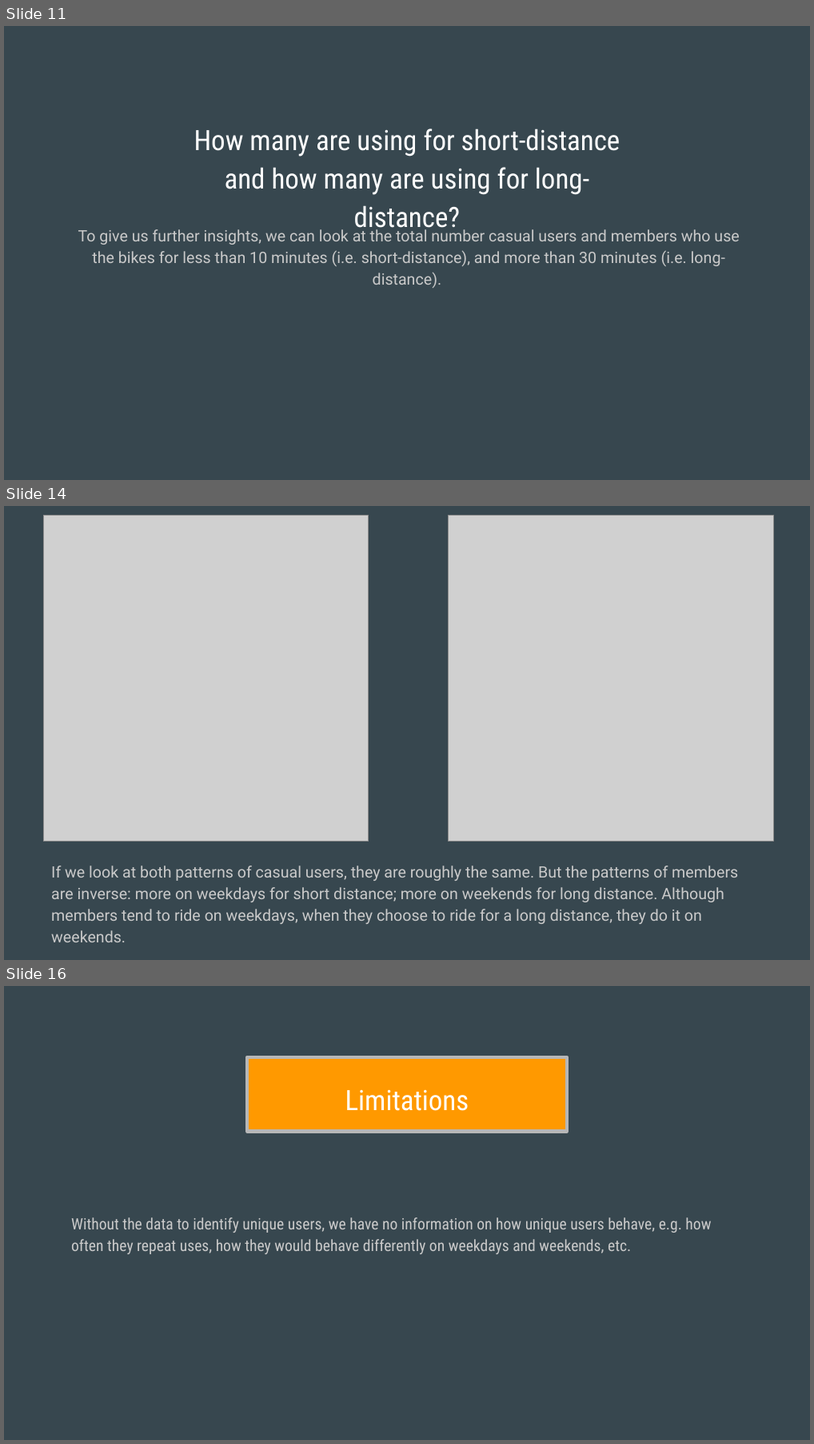
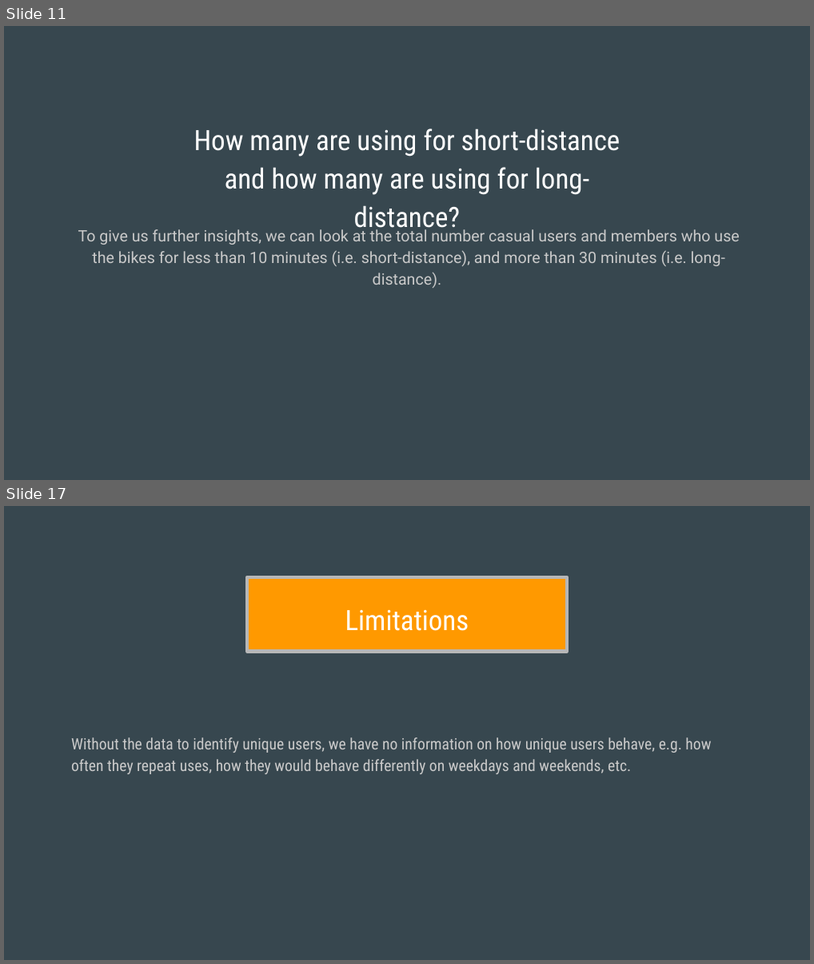
Before and after one commit to Takekuro/Cyclistic, a slide deck: Slides/2021_11_Cyclistic_Analysis_Members_Casual.pptx. Shown one above the other, each under a label of ours: slides 11, 14 and 16 before the commit, slides 11 and 17 after it; the slides between them are not shown. The pictures are 814x1444 and 814x964 pixels, drawn with LibreOffice and Linux fonts; fonts in the diff are those of the drawing; grey boxes stand for pictures. Boxes give left, top, right and bottom in pixels: in the first picture for what was removed or moved away, otherwise in the second. Text is boxed around its words. In the diff, an @@ line names an element or a change of style, - is before the commit and + after.

```diff
--- a/Slides/2021_11_Cyclistic_Analysis_Members_Casual.pptx
+++ b/Slides/2021_11_Cyclistic_Analysis_Members_Casual.pptx
@@ slide 14 removed at (4, 506, 810, 960), background #37474F @@
@@ picture removed at (43, 516, 370, 841) @@
@@ picture removed at (448, 516, 774, 841) @@
@@ text removed at (51, 865, 738, 924) @@
-If we look at both patterns of casual users, they are roughly the same. But the patterns of members are inverse: more on weekdays for short distance; more on weekends for long distance. Although members tend to ride on weekdays, when they choose to ride for a long distance, they do it on weekends.
@@ what was slide 16 is now slide 17 @@
```
Also in this commit, not shown: 11 slides changed, 1 slide added.
